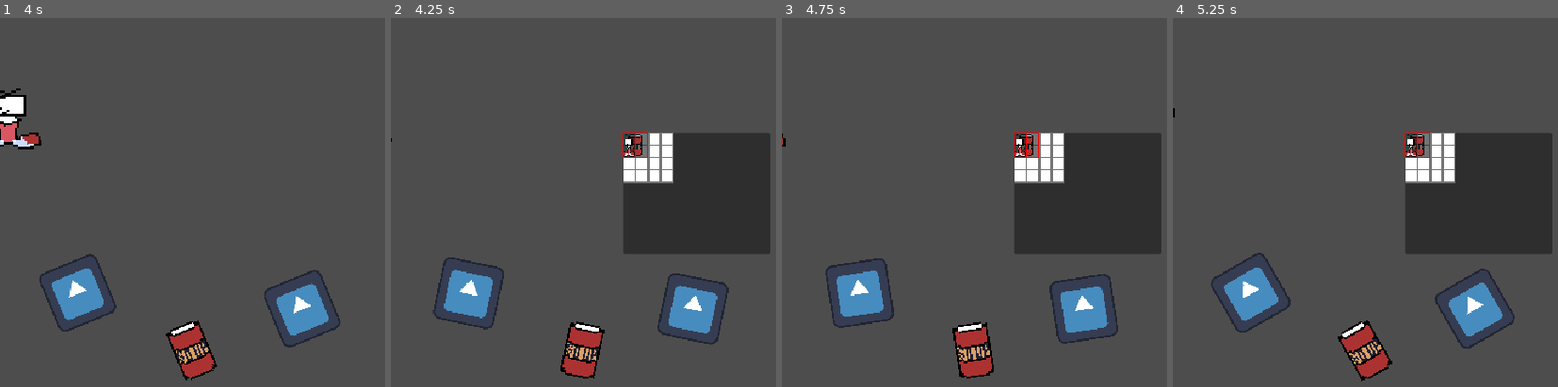
Above: before the commit, frames 1-4 (left to right).
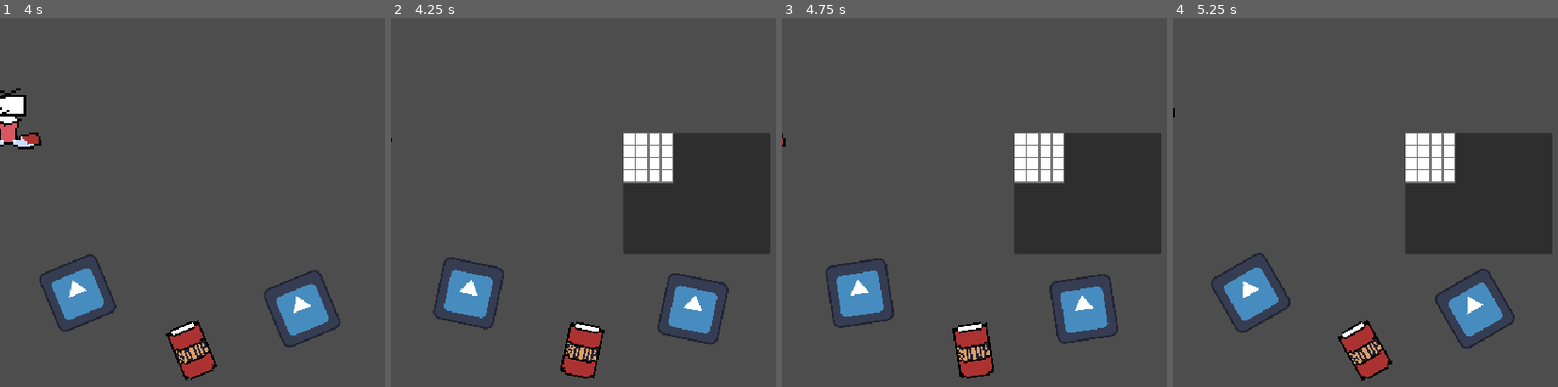
Above: after the commit, the same moments.

Repository: loco-choco/quantux-ui-experiment
Game: Godot game, scene res://main.tscn
Two runs of this game, one before a commit and one after it. Both use one fixed random seed, a clock stepped at 60 frames per second and the inputs below. The engine's default icon, where the game draws it, is replaced by a stand-in: a white triangle on a blue panel in a dark square.
Inputs (mouse positions are in pixels of both pictures, inside the frame that each line leads up to):
- Up to frame 1 (4 s): move the mouse to (outside the picture) at 0.52 s; hold Left (player_move_x_neg) 0.53-1.28 s; click (outside the picture) at 0.67 s; move the mouse to (227, 246) at 1.27 s; tap Right (player_move_x_pos) at 1.35 s; click (227, 246) at 1.42 s; move the mouse to (outside the picture) at 2.02 s; hold Up (player_move_y_neg) 2.03-2.78 s; click (outside the picture) at 2.17 s; move the mouse to (338, 313) at 2.77 s; tap Down (player_move_y_pos) at 2.85 s; click (338, 313) at 2.92 s; move the mouse to (outside the picture) at 3.52 s; hold Left (player_move_x_neg) from 3.53 s (still down); click (outside the picture) at 3.67 s
- Up to frame 2 (4.25 s): keep holding Left (player_move_x_neg); tap Space (hud_toggle_inventory) at 4.15 s
- Up to frame 3 (4.75 s): move the mouse to (1086, 195) at 4.27 s; release Left (player_move_x_neg) at 4.28 s; tap Right (player_move_x_pos) at 4.35 s; click (1086, 195) at 4.42 s
- Up to frame 4 (5.25 s): click (1477, 195) at 4.9 s; move the mouse to (outside the picture) at 5.02 s; hold Up (player_move_y_neg) from 5.03 s (still down); click (outside the picture) at 5.17 s

Frame 1 is identical in both runs. In frame 2, 0.4% of the frame differs, in the area x 60-67%, y 31-38%; in frame 3, 0.4%; in frame 4, 0.4%.

Commit message:
made the old pickup items use the new inventory system

Diff:
--- a/hud.gd
+++ b/hud.gd
@@ -10,5 +10,5 @@
 		else:
 			$Inventory.hide()
 
-func _on_player_item_collected(item: Item) -> void:
+func _on_player_item_collected(item: ItemData) -> void:
 	$Inventory.add_item(item)
--- a/inventories/grid/inventory.gd
+++ b/inventories/grid/inventory.gd
@@ -1,12 +1,7 @@
 extends PanelContainer
 
-@export var items: Array[ItemData] = []
 @export var inventory_item_scene: PackedScene
 @onready var item_grid: GridContainer = $Bag
-
-func _ready() -> void:
-	for i in items:
-		add_item(i)
 
 func add_item(item_data: ItemData) -> void:
 	var inventory_item = inventory_item_scene.instantiate()
--- a/items/inventory_item.gd
+++ b/items/inventory_item.gd
@@ -14,7 +14,7 @@
 
 var dimensions: Vector2i:
 	get():
-		return Vector2i(data.dimensions.x, data.dimensions.y) if is_rotated else data.dimensions
+		return Vector2i(data.dimensions.y, data.dimensions.x) if is_rotated else data.dimensions
 
 var upper_corner: Vector2:
 	get():
--- a/items/item.tscn
+++ b/items/item.tscn
@@ -1,8 +1,16 @@
-[gd_scene load_steps=5 format=3 uid="uid://dfa3nrjnhe3mt"]
+[gd_scene load_steps=7 format=3 uid="uid://dfa3nrjnhe3mt"]
 
 [ext_resource type="Script" uid="uid://ck4ylmuc6egep" path="res://items/item.gd" id="1_kg5e7"]
 [ext_resource type="Script" uid="uid://udgl2ehv0tdf" path="res://sprite_bouncer_2D.gd" id="1_tnite"]
+[ext_resource type="Script" uid="uid://dnhj6mns60i8v" path="res://items/item_data.gd" id="2_cd4ji"]
 [ext_resource type="Texture2D" uid="uid://bidf8wxw1wkkp" path="res://icon.svg" id="3_cd4ji"]
+
+[sub_resource type="Resource" id="Resource_88lpn"]
+script = ExtResource("2_cd4ji")
+name = "DEFAULT"
+texture = ExtResource("3_cd4ji")
+dimensions = Vector2i(1, 1)
+metadata/_custom_type_script = "uid://dnhj6mns60i8v"
 
 [sub_resource type="RectangleShape2D" id="RectangleShape2D_kg5e7"]
 size = Vector2(79, 82)
@@ -10,6 +18,7 @@
 [node name="Item" type="Area2D"]
 collision_mask = 0
 script = ExtResource("1_kg5e7")
+item_data = SubResource("Resource_88lpn")
 
 [node name="SpriteBouncer2D" type="Sprite2D" parent="."]
 texture_filter = 1
--- a/items/item_data.tres
+++ /dev/null
@@ -1,7 +0,0 @@
-[gd_resource type="Resource" script_class="ItemData" load_steps=2 format=3 uid="uid://cgxiqmy3fwgjv"]
-
-[ext_resource type="Script" uid="uid://dnhj6mns60i8v" path="res://items/item_data.gd" id="1_6nltu"]
-
-[resource]
-script = ExtResource("1_6nltu")
-metadata/_custom_type_script = "uid://dnhj6mns60i8v"
--- a/items/soup.tscn
+++ b/items/soup.tscn
@@ -1,11 +1,18 @@
-[gd_scene load_steps=3 format=3 uid="uid://n7lwal0fl241"]
+[gd_scene load_steps=5 format=3 uid="uid://n7lwal0fl241"]
 
 [ext_resource type="PackedScene" uid="uid://dfa3nrjnhe3mt" path="res://items/item.tscn" id="1_t38ti"]
 [ext_resource type="Texture2D" uid="uid://c4ovb6eqsu04x" path="res://items/item.png" id="2_6nyt4"]
+[ext_resource type="Script" uid="uid://dnhj6mns60i8v" path="res://items/item_data.gd" id="2_kpulk"]
+
+[sub_resource type="Resource" id="Resource_2j7a6"]
+script = ExtResource("2_kpulk")
+name = "SOUP"
+texture = ExtResource("2_6nyt4")
+dimensions = Vector2i(2, 3)
+metadata/_custom_type_script = "uid://dnhj6mns60i8v"
 
 [node name="Soup" instance=ExtResource("1_t38ti")]
-item_name = "Soup"
-icon = ExtResource("2_6nyt4")
+item_data = SubResource("Resource_2j7a6")
 
 [node name="SpriteBouncer2D" parent="." index="0"]
 scale = Vector2(2.5, 2.563)
--- a/player.gd
+++ b/player.gd
@@ -1,6 +1,6 @@
 extends Area2D
 
-signal item_collected(item: Item)
+signal item_collected(item_data: ItemData)
 
 @export var speed = 200
 var screen_size
@@ -30,4 +30,6 @@
 func _on_area_entered(area: Area2D) -> void:
 	if area is Item:
 		print("Item!")
-		item_collected.emit(area as Item)
+		var item: Item = area as Item
+		item.hide_in_game()
+		item_collected.emit(item.item_data)
